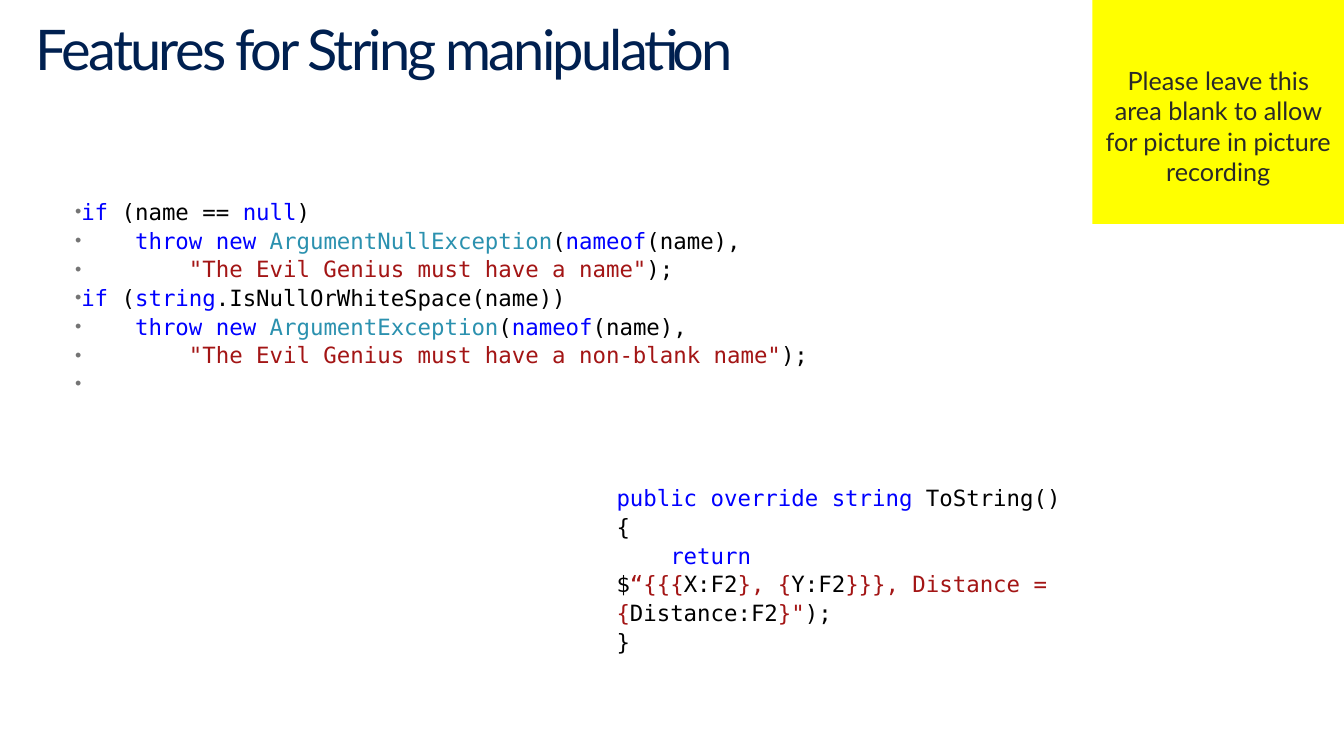
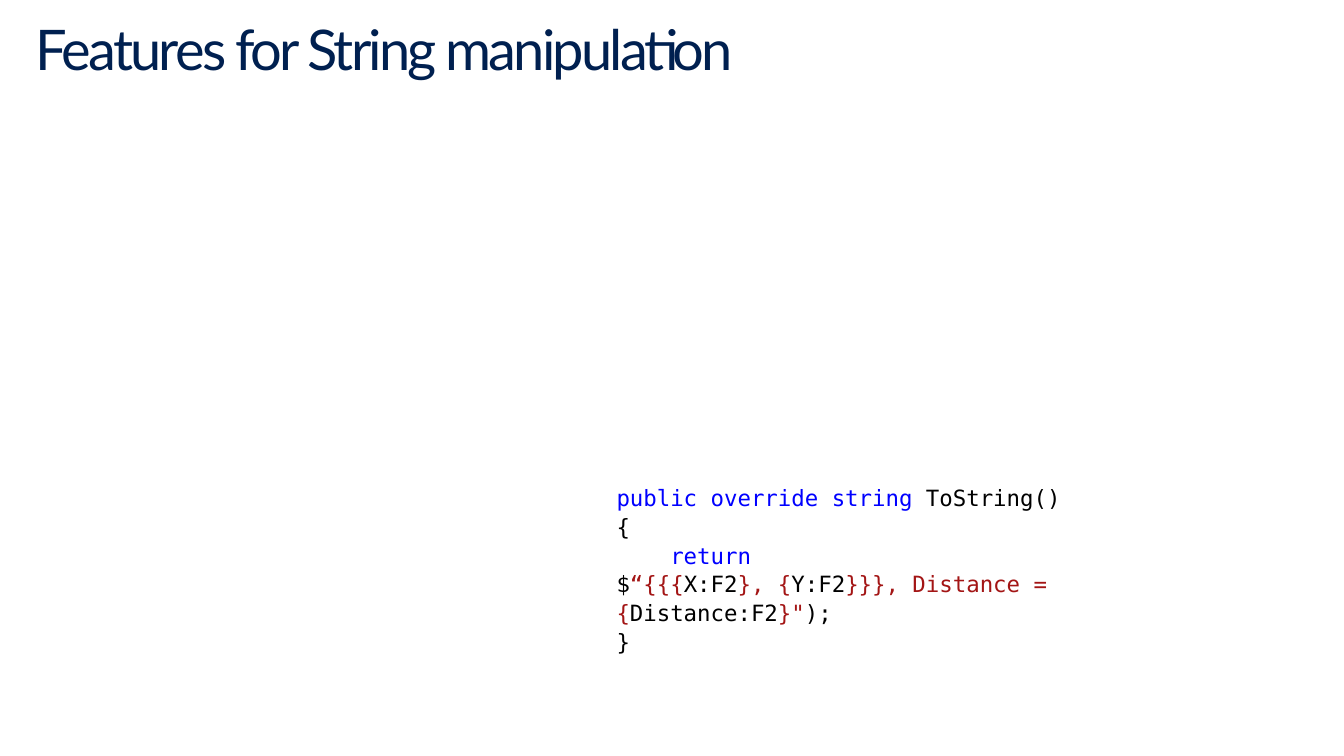
Before and after one commit to BillWagner/MVA-CSharp6, a slide deck: slide 7 of Slides/MVA-What'sNewC#6-Module3.pptx (slide 8 before the commit). Drawn at 1344x756 pixels with LibreOffice and Linux fonts; fonts in the diff are those of the drawing. Boxes give left, top, right and bottom in pixels: in the first picture for what was removed or moved away, otherwise in the second. Text is boxed around its words. In the diff, an @@ line names an element or a change of style, - is before the commit and + after.

```diff
--- a/Slides/MVA-What'sNewC#6-Module3.pptx
+++ b/Slides/MVA-What'sNewC#6-Module3.pptx
@@ rectangle removed at (1092, 0, 1344, 224) @@
-Please leave this area blank to allow for picture in picture recording
@@ text removed at (81, 203, 808, 366) @@
-• if (name == null)
-• throw new ArgumentNullException(nameof(name),
-• "The Evil Genius must have a name");
-• if (string.IsNullOrWhiteSpace(name))
-• throw new ArgumentException(nameof(name),
-• "The Evil Genius must have a non-blank name");
```
Also in this commit, not shown: 5 other slides changed, 2 slides added, 3 slides removed, 4 other files.
